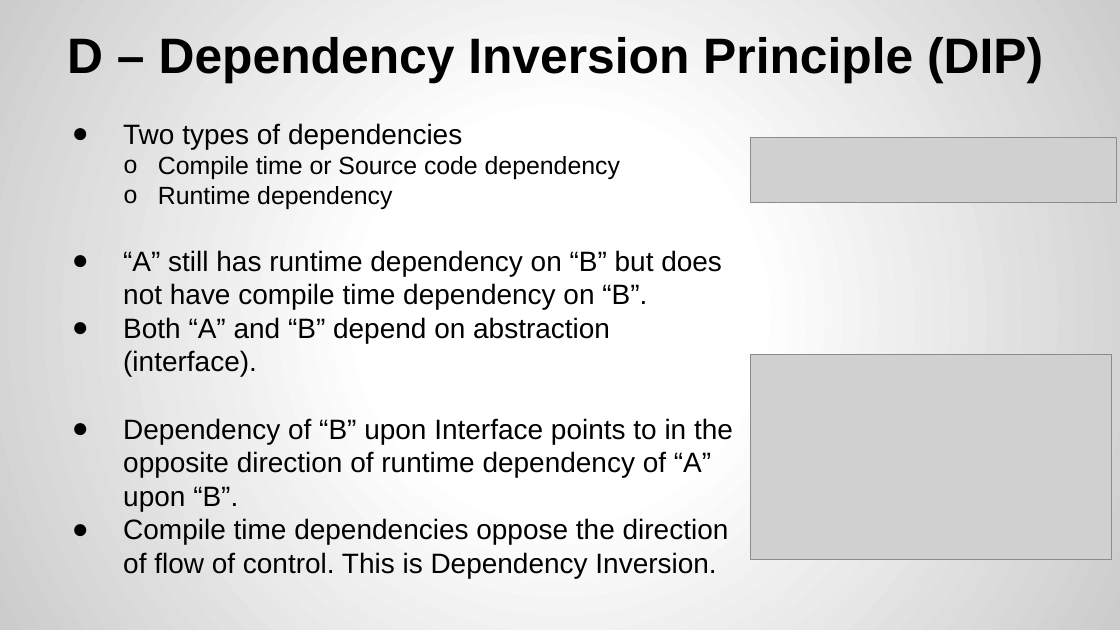
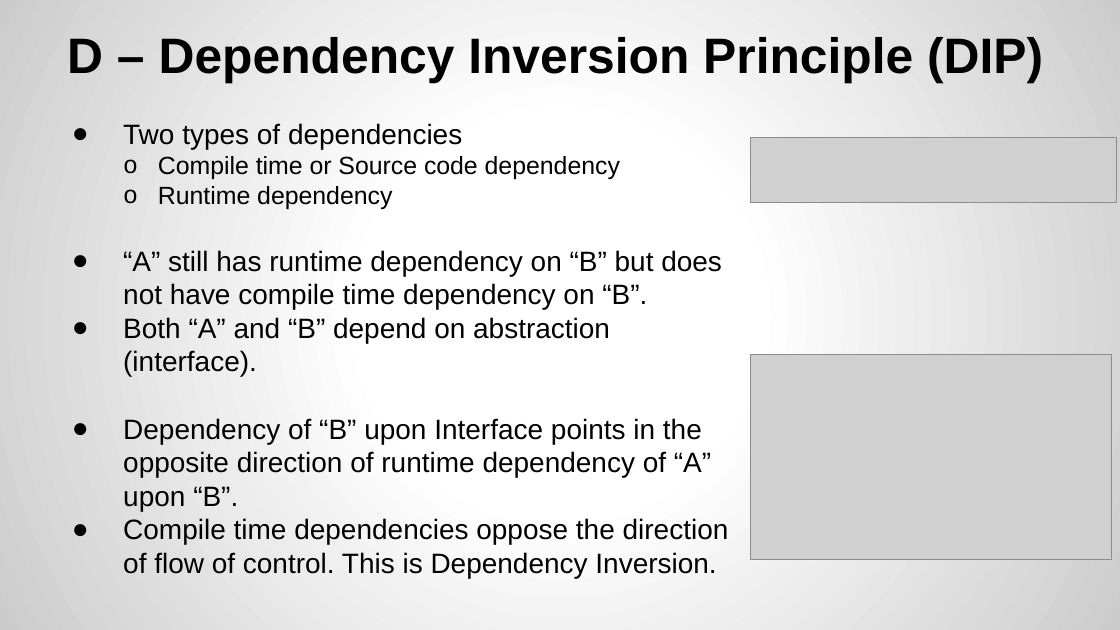
Before and after one commit to yogeshrnaik/presentations, a slide deck: slide 42 of Software Design Principles.pptx. Drawn at 1120x630 pixels with LibreOffice and Linux fonts; fonts in the diff are those of the drawing; grey boxes stand for pictures. Boxes give left, top, right and bottom in pixels: in the first picture for what was removed or moved away, otherwise in the second. Text is boxed around its words. In the diff, an @@ line names an element or a change of style, - is before the commit and + after.

Commit message:
changes

```diff
--- a/Software Design Principles.pptx
+++ b/Software Design Principles.pptx
@@ text at [123,418,711,511]: text changed @@
-● Dependency of “B” upon Interface points to in the opposite direction of runtime dependency of “A” upon “B”.
+● Dependency of “B” upon Interface points in the opposite direction of runtime dependency of “A” upon “B”.
```
Also in this commit, not shown: 2 other slides changed.
